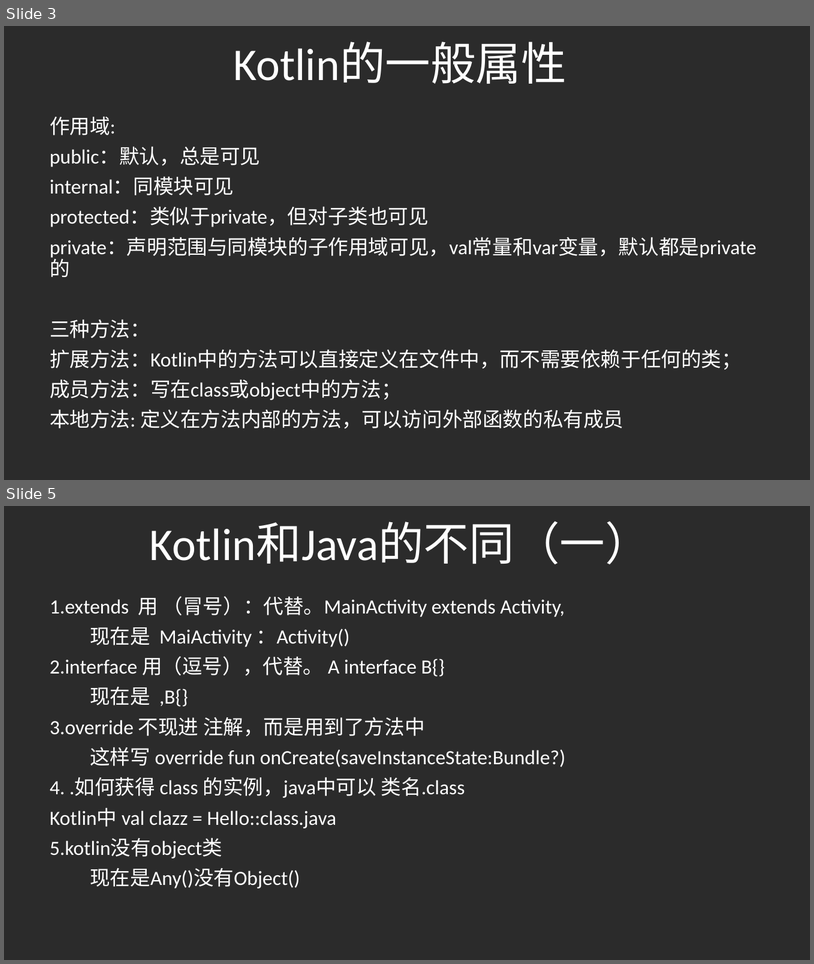
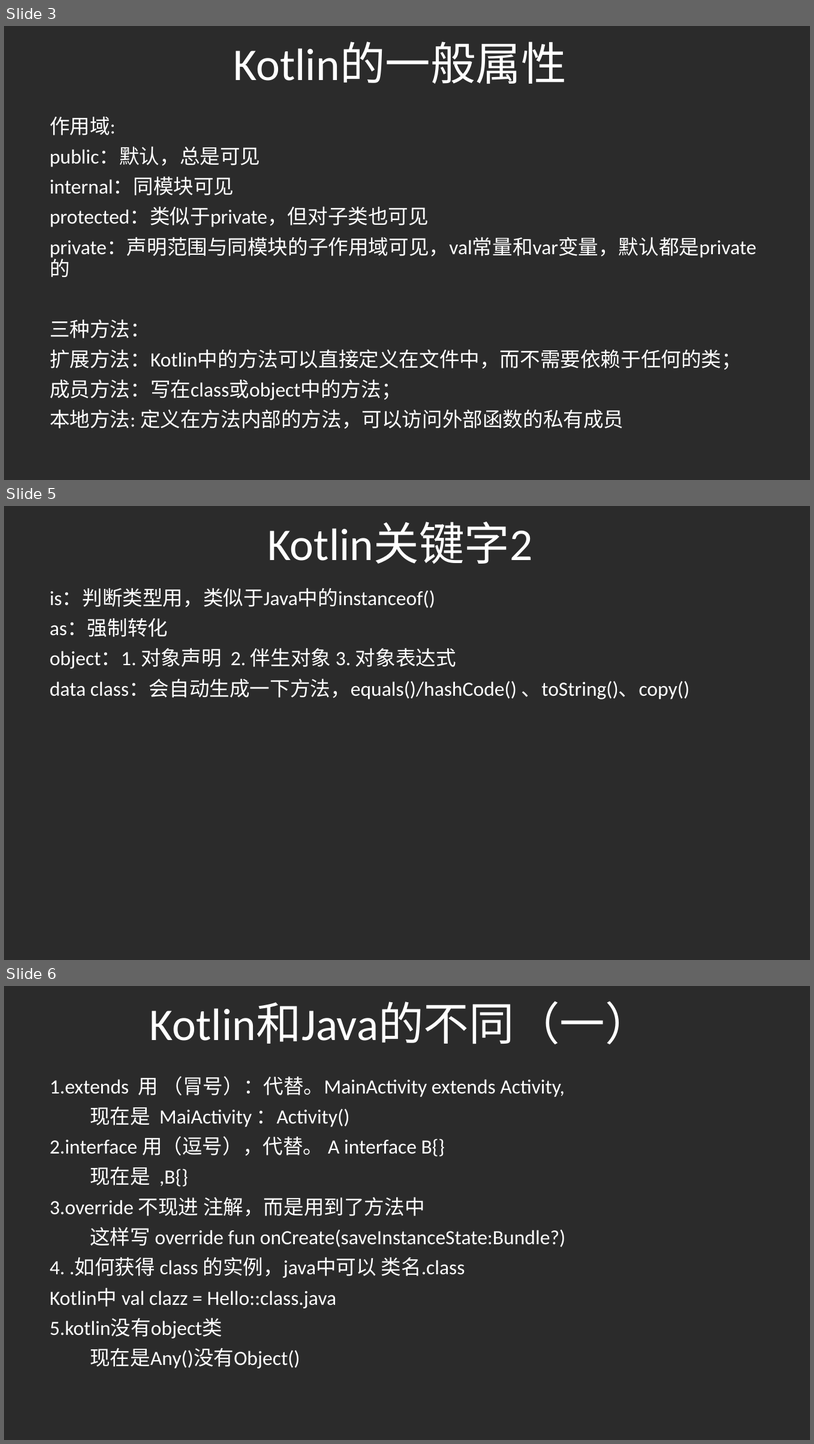
Before and after one commit to gaoleicoding/HelloKotlin, a slide deck: KotlinApp/Kotlin分享.pptx. Shown one above the other, each under a label of ours: slides 3 and 5 before the commit, slides 3, 5 and 6 after it; the slides between them are not shown. The pictures are 814x964 and 814x1444 pixels, drawn with LibreOffice and Linux fonts; fonts in the diff are those of the drawing; background and template pictures are left out; a plain dark background stands for a picture behind light text. Boxes give left, top, right and bottom in pixels: in the first picture for what was removed or moved away, otherwise in the second. Text is boxed around its words. In the diff, an @@ line names an element or a change of style, - is before the commit and + after.

```diff
--- a/KotlinApp/Kotlin分享.pptx
+++ b/KotlinApp/Kotlin分享.pptx
@@ slide 5 added at [4,506,810,960], background picture (left out) @@
@@ title added at [267,523,533,564], 54 pt, text #FFFFFF @@
+Kotlin关键字2
@@ subtitle added at [50,588,690,699], 24 pt, text #FFFFFF @@
+is：判断类型用，类似于Java中的instanceof()
+as：强制转化
+object：1. 对象声明 2. 伴生对象 3. 对象表达式
+data class：会自动生成一下方法，equals()/hashCode() 、toString()、copy()
@@ what was slide 5 is now slide 6 @@
```
Also in this commit, not shown: 1 slide changed.
